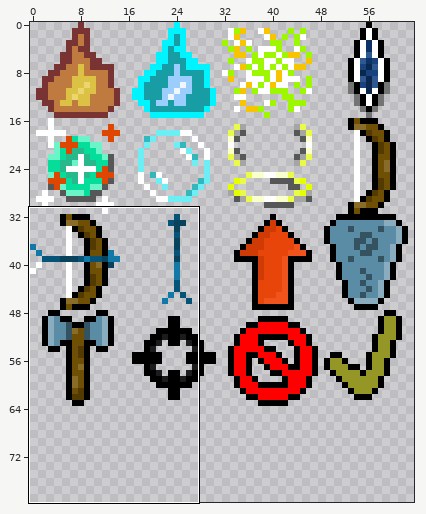
Sprite sheet, stored at Assets/Artwork/custom_sprites.png. The picture above shows the old version from afar; the outline marks the close-up.
Close-up. The starting point:
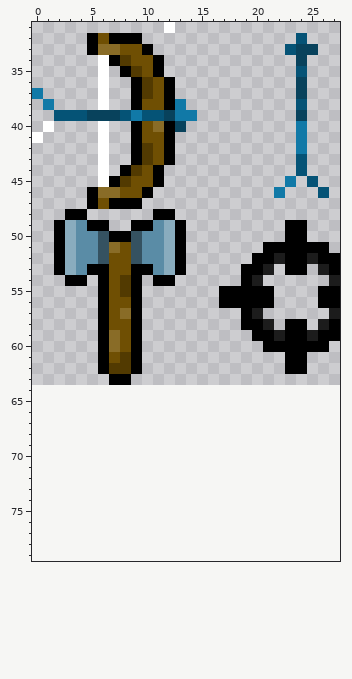
The file is 64x64 pixels. Colours within 5 levels of each other are drawn and written as one. Shown: x 0..27, y 31..79. The old version is drawn lined up with the new one, on the new canvas.
After the commit:
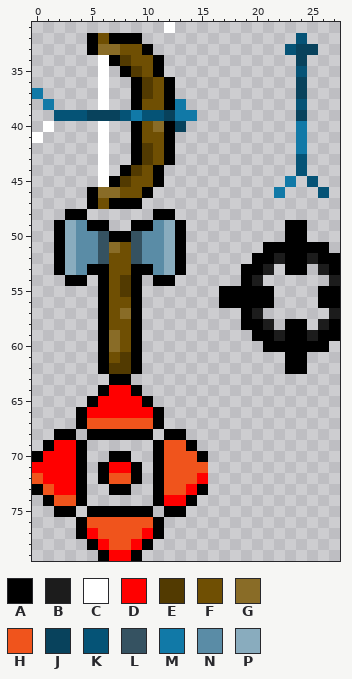
Palette (. is transparent): A #000000  B #1c1c1c  C #ffffff  D #ff0000  E #523a01  F #6f4f03  G #896c27  H #f0541c  J #08425c  K #055376  L #355261  M #1179a7  N #5a8ca6  P #89acbe
The author wrote: Add move btn sprite
The edit:
canvas 64x64 -> 64x80
Changed rows in their new state; - is an unchanged pixel.
first column x 0:
64 ------ADDA------
65 -----ADDDDA-----
66 ----ADDDDDDA----
67 ----AHHHHHHA----
68 --AA-AAAAAA-AA--
69 -ADDA------AHHA-
70 ADDDA--AA--AHHHA
71 DDDDA-ADDA-AHHHH
72 HDDDA-AHHA-AHHHD
73 AHDDA--AA--AHHDA
74 -AHHA------ADDA-
75 --AA-AAAAAA-AA--
76 ----AHHHHHHA----
77 ----ADHHHHDA----
78 -----ADHHDA-----
79 ------ADDA------
